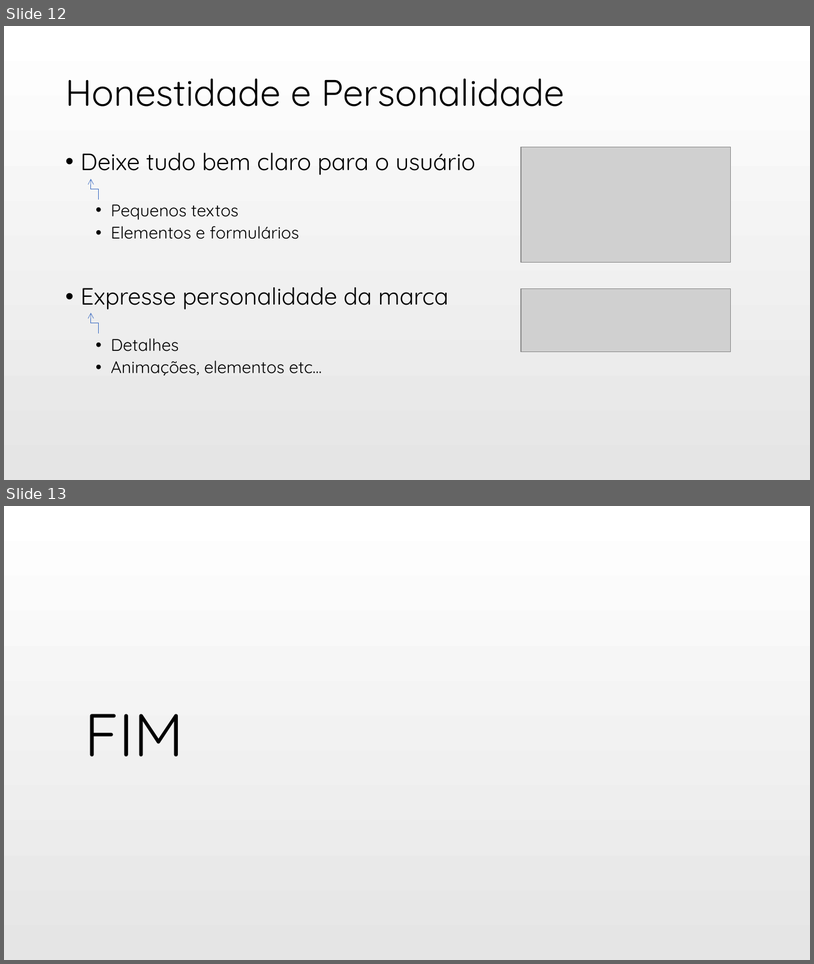
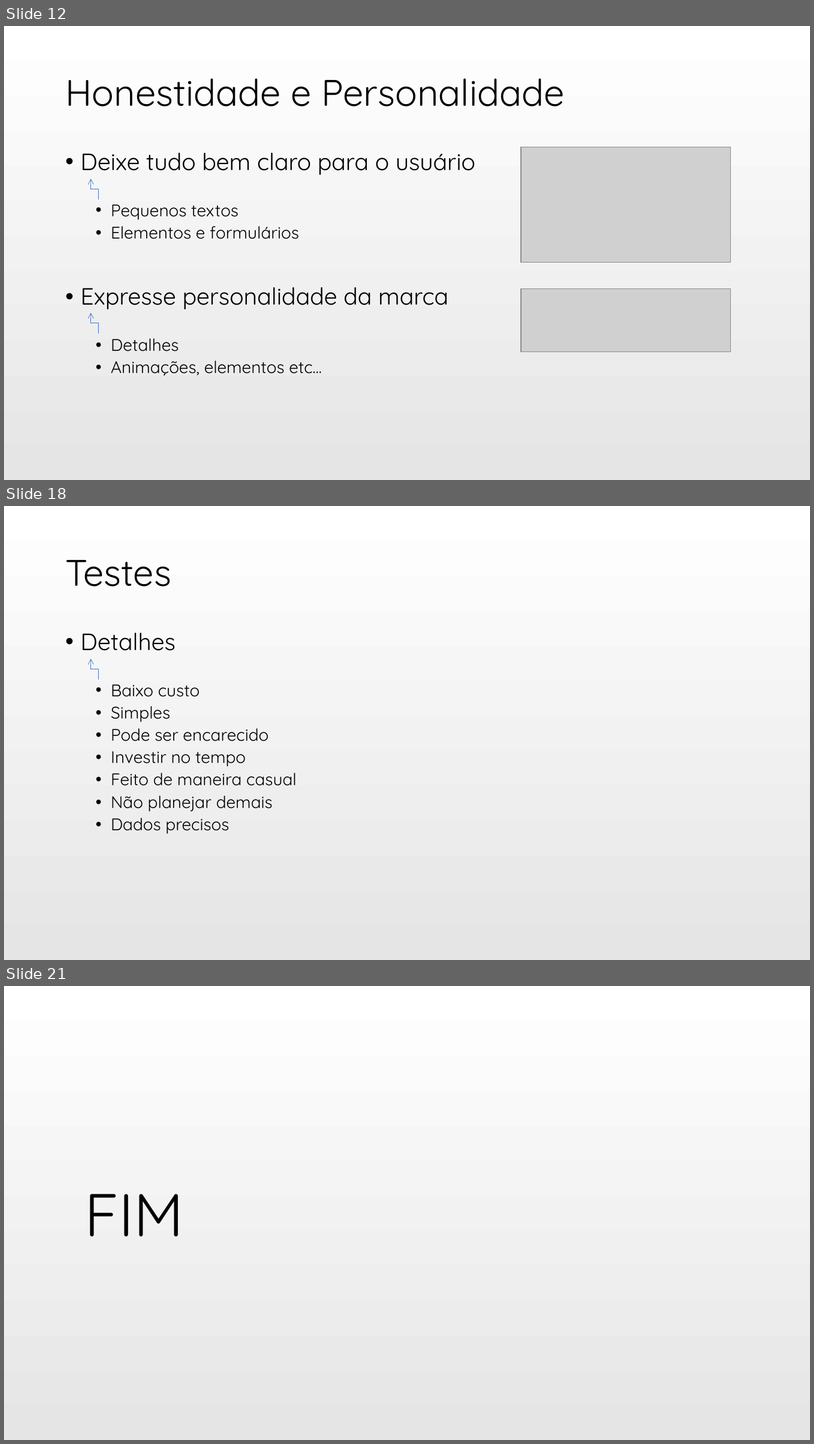
Before and after one commit to q-box/q-box.github.io, a slide deck: ux/Slide UX Design 02.pptx. Shown one above the other, each under a label of ours: slides 12 and 13 before the commit, slides 12, 18 and 21 after it; the slides between them are not shown. The pictures are 814x964 and 814x1444 pixels, drawn with LibreOffice and Linux fonts; fonts in the diff are those of the drawing; grey boxes stand for pictures. Boxes give left, top, right and bottom in pixels: in the first picture for what was removed or moved away, otherwise in the second. Text is boxed around its words. In the diff, an @@ line names an element or a change of style, - is before the commit and + after.

```diff
--- a/ux/Slide UX Design 02.pptx
+++ b/ux/Slide UX Design 02.pptx
@@ slide 18 added at [4, 506, 810, 960], background gradient #FFFFFF to #E5E5E5 @@
@@ title added at [65, 560, 171, 586], 44 pt, text #000000 @@
+Testes
@@ text added at [81, 633, 297, 834], 20 pt, text #000000 @@
+• Detalhes
+  • Baixo custo
+  • Simples
+  • Pode ser encarecido
+  • Investir no tempo
+  • Feito de maneira casual
+  • Não planejar demais
+  • Dados precisos
@@ elbow arrow added from (98, 679) to (91, 658), #4472C4 0.5 pt @@
@@ what was slide 13 is now slide 21 @@
```
Also in this commit, not shown: 1 slide changed, 7 other slides added.
